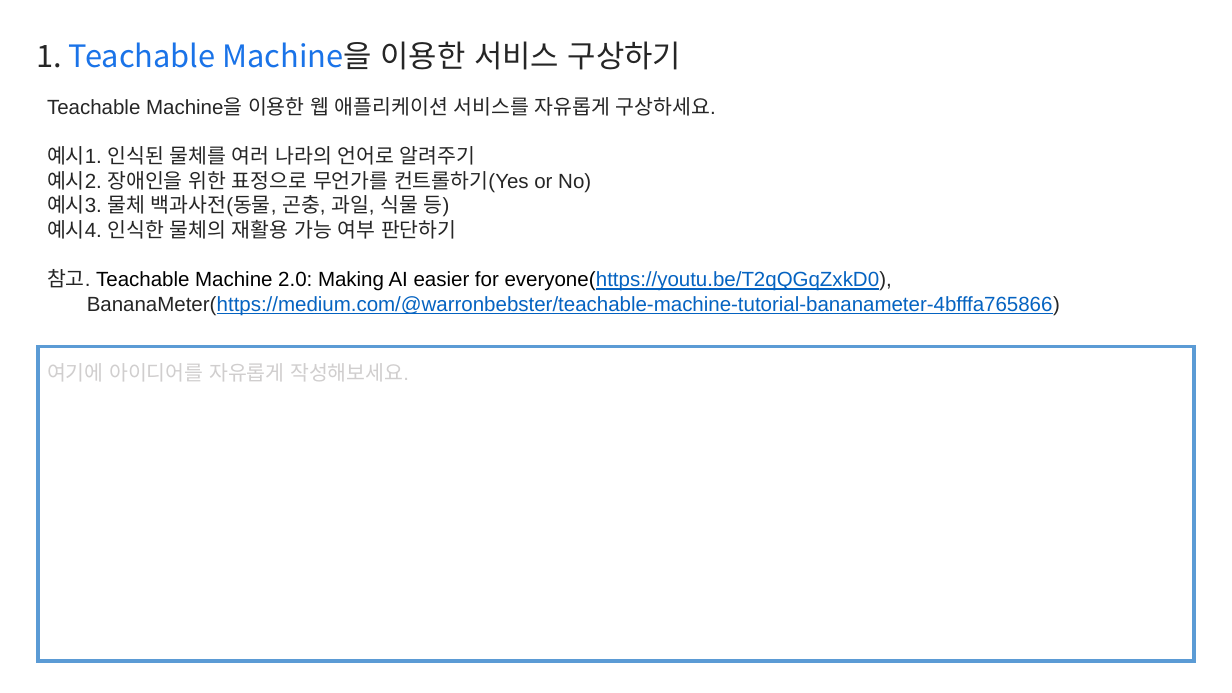
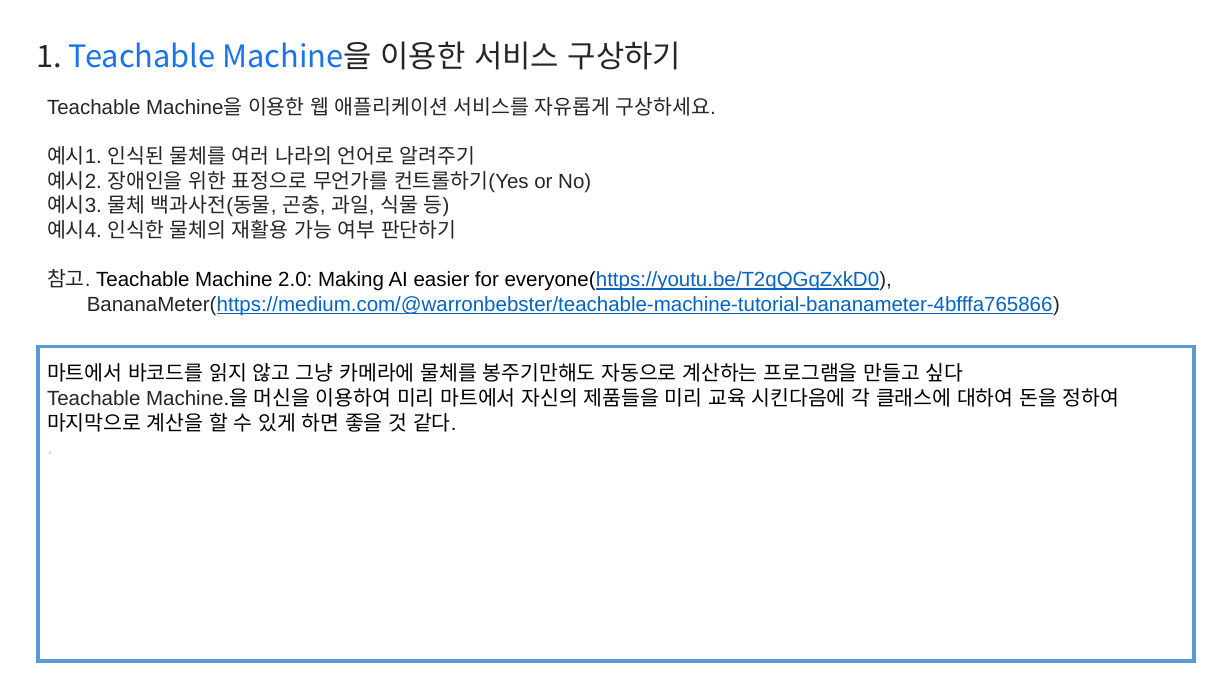
Before and after one commit to LeeCheonguk/learn-teachable-machine, a slide deck: slide 2 of Report.pptx. Drawn at 1232x693 pixels with LibreOffice and Linux fonts; fonts in the diff are those of the drawing. Boxes give left, top, right and bottom in pixels: in the first picture for what was removed or moved away, otherwise in the second. Text is boxed around its words. In the diff, an @@ line names an element or a change of style, - is before the commit and + after.

```diff
--- a/Report.pptx
+++ b/Report.pptx
@@ text at (x1=47, y1=363, x2=1120, y2=432): text changed; text colour #D0CECE to #000000 @@
-여기에 아이디어를 자유롭게 작성해보세요.
+마트에서 바코드를 읽지 않고 그냥 카메라에 물체를 봉주기만해도 자동으로 계산하는 프로그램을 만들고 싶다
+Teachable Machine.을 머신을 이용하여 미리 마트에서 자신의 제품들을 미리 교육 시킨다음에 각 클래스에 대하여 돈을 정하여 마지막으로 계산을 할 수 있게 하면 좋을 것 같다.
+.
```
Also in this commit, not shown: 2 other slides changed.
